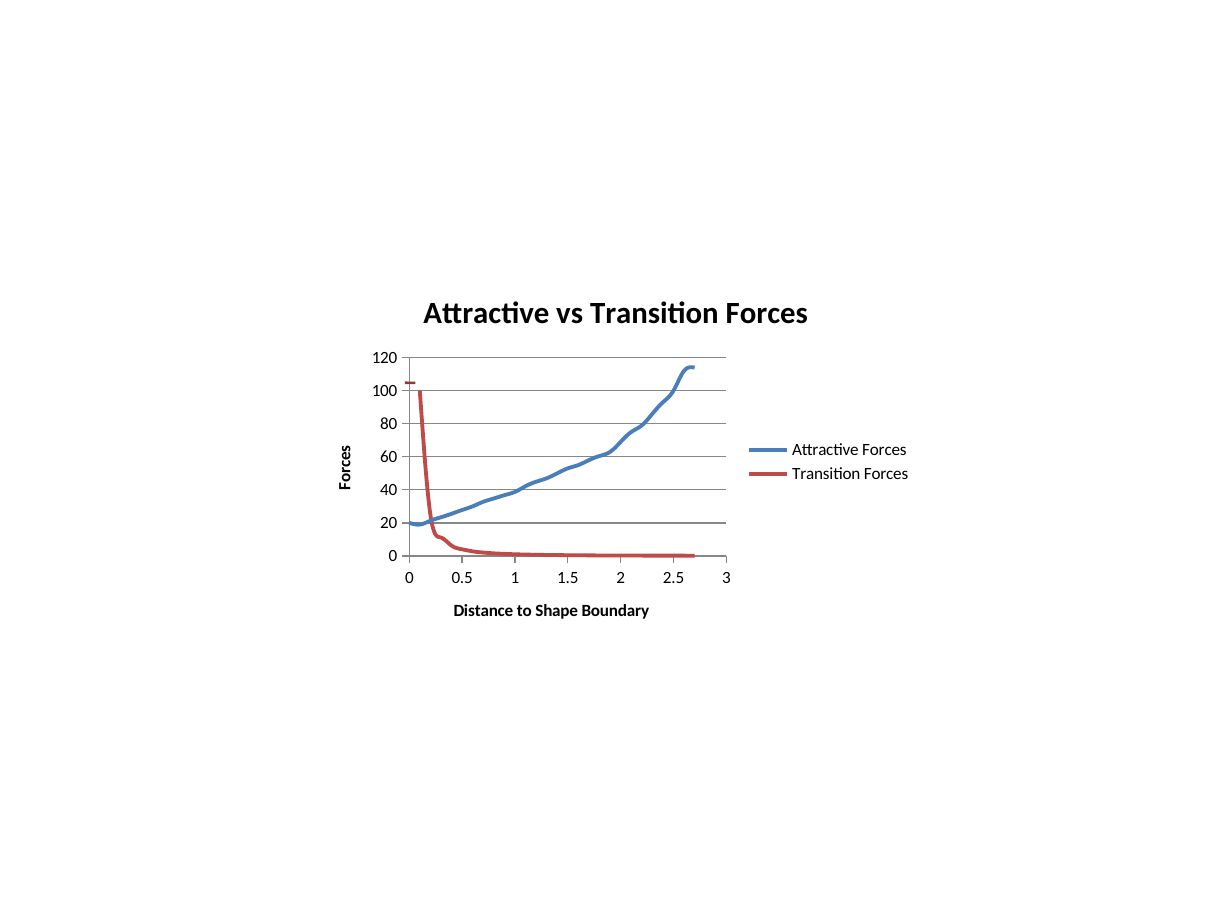
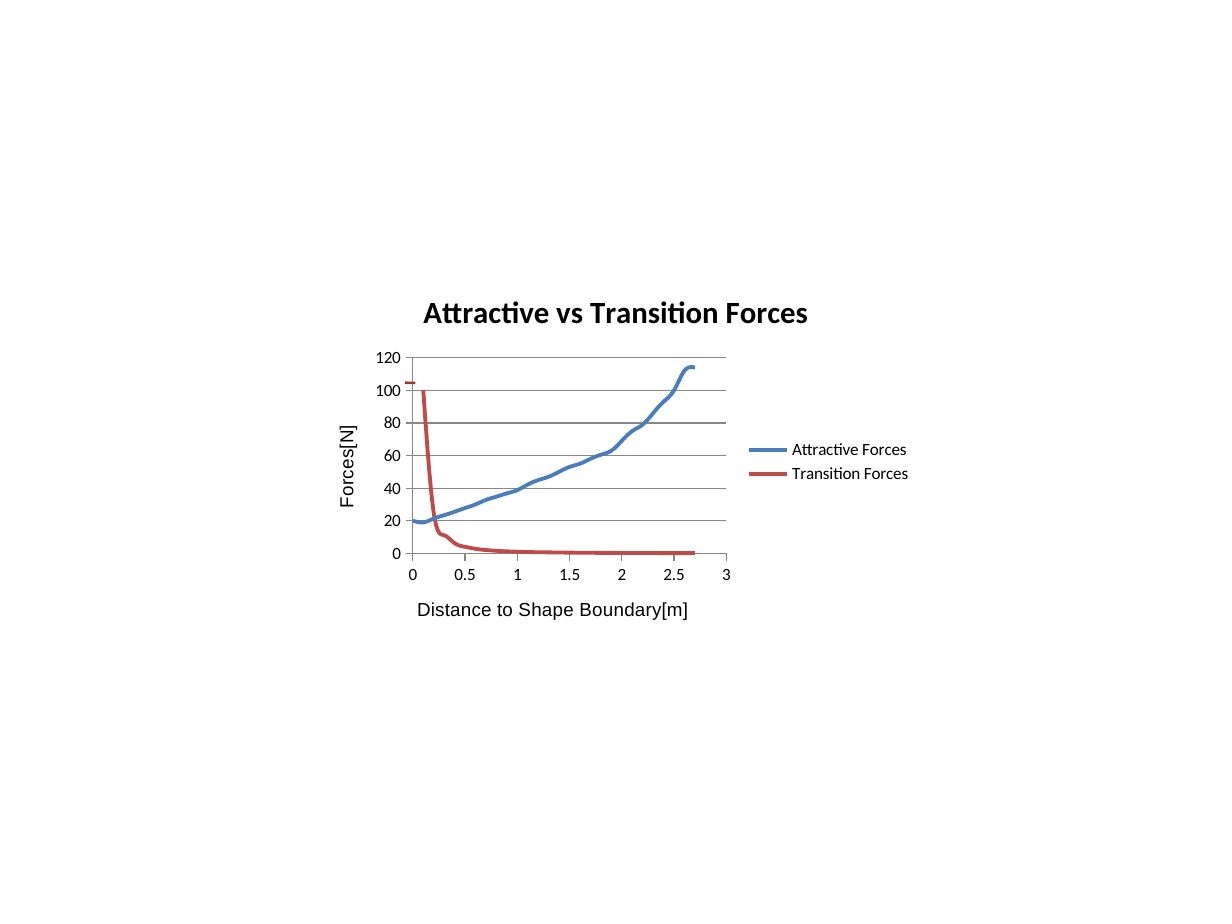
Before and after one commit to kadir4172/formation_control, a slide deck: slide 20 of Tez Çizimleri.pptx. Drawn at 1232x924 pixels with LibreOffice and Linux fonts; fonts in the diff are those of the drawing. Boxes give left, top, right and bottom in pixels: in the first picture for what was removed or moved away, otherwise in the second. Text is boxed around its words. In the diff, an @@ line names an element or a change of style, - is before the commit and + after.

```diff
--- a/Tez Çizimleri.pptx
+++ b/Tez Çizimleri.pptx
@@ scatter smooth chart at [308,277,924,647] @@
@@ category axis title "Distance to Shape Boundary" to "Distance to Shape Boundary[m]" @@
@@ value axis title "Forces" to "Forces[N]" @@
```
Also in this commit, not shown: 5 other slides changed, 26 other files.
